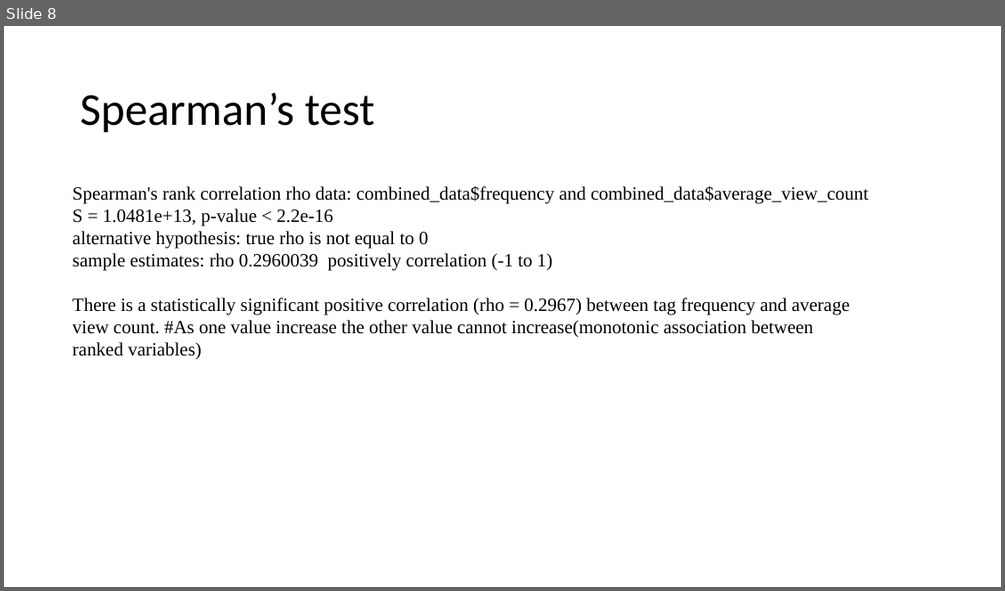
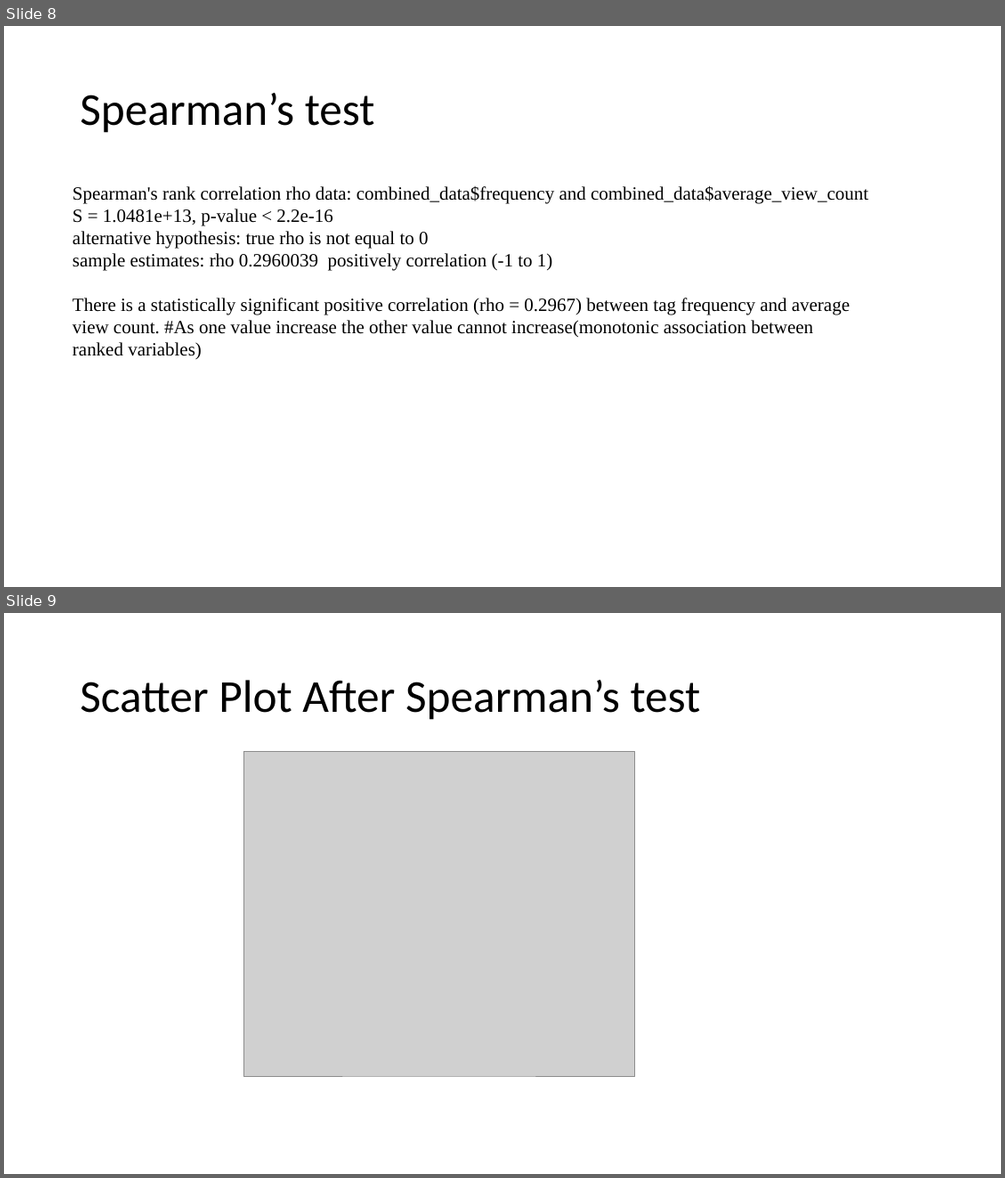
Before and after one commit to KaushalGuragai/Kguragain_R_Project, a slide deck: R Project.pptx. Shown one above the other, each under a label of ours: slide 8 before the commit, slides 8 and 9 after it. The pictures are 1005x591 and 1005x1178 pixels, drawn with LibreOffice and Linux fonts; fonts in the diff are those of the drawing; grey boxes stand for pictures. Boxes give left, top, right and bottom in pixels: in the first picture for what was removed or moved away, otherwise in the second. Text is boxed around its words. In the diff, an @@ line names an element or a change of style, - is before the commit and + after.

Commit message:
presentation files changed screenshots added

```diff
--- a/R Project.pptx
+++ b/R Project.pptx
@@ slide 9 added at [4,613,1001,1174], background #FFFFFF @@
@@ title added at [80,680,701,720], 44 pt, text #000000 @@
+Scatter Plot After Spearman’s test
@@ picture added at [243,751,634,1076] @@
```
Also in this commit, not shown: 2 slides changed, 6 other slides added, 1 slide removed, 8 other files.
